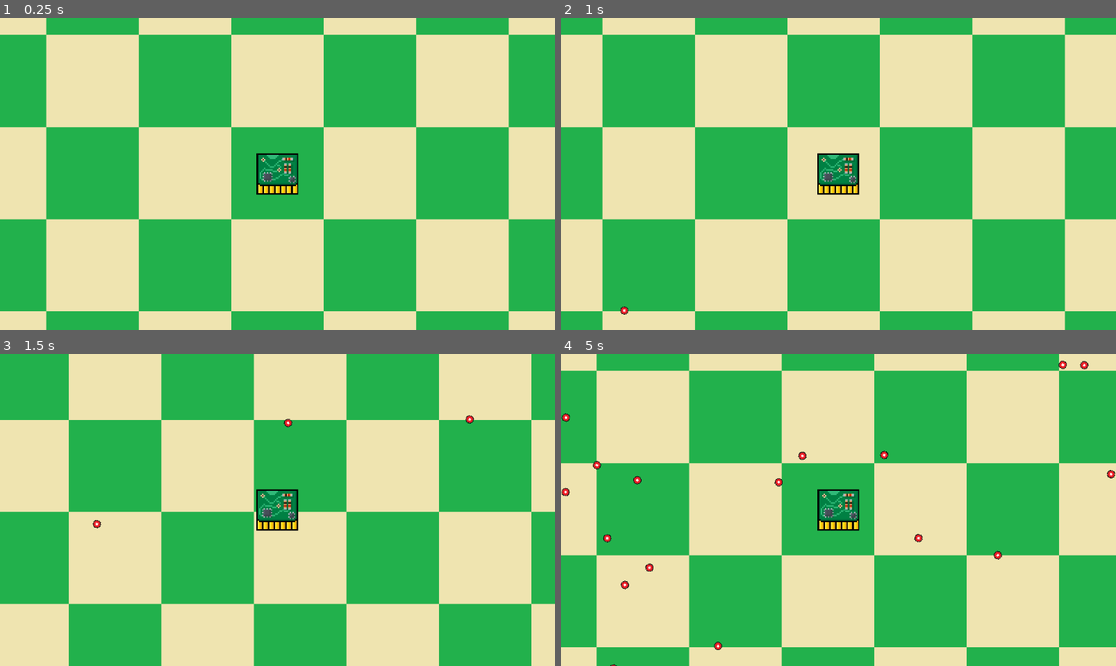
Above: before the commit, frames 1-4 (two rows, left to right).
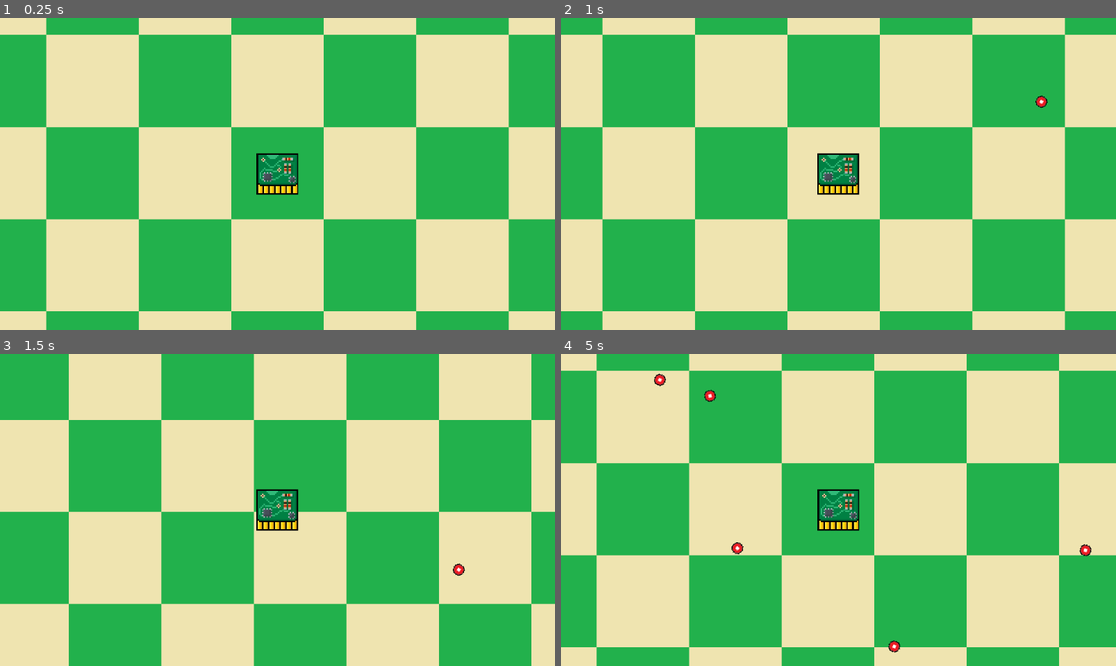
Above: after the commit, the same moments.

Repository: Lannyboi/game-jam-Jan-17th-31st
Game: Godot game, scene res://All Combined/All_Combined.tscn
Two runs of this game, one before a commit and one after it. Both use one fixed random seed, a clock stepped at 60 frames per second and the inputs below.
Inputs (mouse positions are in pixels of both pictures, inside the frame that each line leads up to):
- Up to frame 1 (0.25 s): no input
- Up to frame 2 (1 s): tap Enter at 0.5 s; move the mouse to (960, 158) at 0.52 s; hold D (right) from 0.53 s (still down); tap Space (Hack) at 0.6 s
- Up to frame 3 (1.5 s): move the mouse to (166, 525) at 1.27 s; release D (right) at 1.28 s; hold S (down) from 1.28 s (still down); tap Space (Hack) at 1.35 s
- Up to frame 4 (5 s): move the mouse to (894, 441) at 2.02 s; release S (down) at 2.03 s; hold D (right) 2.03-2.78 s; tap Space (Hack) every 0.75 s from 2.1 to 4.35 s; move the mouse to (810, 572) at 2.77 s; hold W (up) 2.78-3.53 s; move the mouse to (1005, 556) at 3.52 s; hold A (left) from 3.53 s (still down); move the mouse to (672, 463) at 4.27 s

Frame 1 is identical in both runs. In frame 2, 0.1% of the frame differs, in the area x 10-88%, y 24-96%; in frame 3, 0.2%; in frame 4, 0.9%, in the area x 0-100%, y 2-100%.

Commit message:
Better bullets and added heath

Diff:
--- a/SD Timer/All Combined/All_Combined.tscn
+++ b/SD Timer/All Combined/All_Combined.tscn
@@ -51,8 +51,8 @@
 collision_mask = 3
 
 [node name="Area2D" type="Area2D" parent="StaticBody2D"]
-collision_layer = 8
-collision_mask = 8
+collision_layer = 24
+collision_mask = 24
 
 [node name="Top_Wall" type="CollisionShape2D" parent="StaticBody2D/Area2D"]
 position = Vector2(0, -1024)
@@ -124,11 +124,11 @@
 [node name="CollisionShape2D" type="CollisionShape2D" parent="Player/Area2D"]
 shape = SubResource("CircleShape2D_fy3q6")
 
-[node name="Box" type="Area2D" parent="Player"]
+[node name="HurtBox" type="Area2D" parent="Player"]
 collision_layer = 8
 collision_mask = 8
 
-[node name="CollisionShape2D" type="CollisionShape2D" parent="Player/Box"]
+[node name="CollisionShape2D" type="CollisionShape2D" parent="Player/HurtBox"]
 shape = SubResource("RectangleShape2D_2fdum")
 
 [node name="Enemy2" parent="." instance=ExtResource("4_f2gbn")]
--- a/SD Timer/All Combined/enemy.tscn
+++ b/SD Timer/All Combined/enemy.tscn
@@ -3,7 +3,9 @@
 [ext_resource type="Script" path="res://Selcet/enemy.gd" id="1_v0ag1"]
 [ext_resource type="PackedScene" uid="uid://k50q0g3v0n7g" path="res://Bullet/bullet.tscn" id="2_hhhp3"]
 [ext_resource type="Texture2D" uid="uid://b6qd6ki4cl4oo" path="res://Selcet/Enemypicked.png" id="2_pg8ev"]
+[ext_resource type="PackedScene" uid="uid://dd8qm3oxx4ame" path="res://Bullet/playerbullet.tscn" id="3_8g4kr"]
 [ext_resource type="Script" path="res://SDTimer/progress_bar.gd" id="3_lknne"]
+[ext_resource type="Theme" uid="uid://ce0sleknwgwcy" path="res://SDTimer/enemy.tres" id="5_dxnyy"]
 [ext_resource type="Script" path="res://All Combined/shot.gd" id="5_xla7q"]
 
 [sub_resource type="RectangleShape2D" id="RectangleShape2D_l4y2m"]
@@ -12,37 +14,8 @@
 [sub_resource type="RectangleShape2D" id="RectangleShape2D_ep7t1"]
 size = Vector2(32, 32)
 
-[sub_resource type="StyleBoxFlat" id="StyleBoxFlat_q4cjf"]
-bg_color = Color(0.517647, 0, 0.0431373, 1)
-border_width_left = 1
-border_width_top = 1
-border_width_right = 1
-border_width_bottom = 1
-border_color = Color(0, 0, 0, 1)
-corner_radius_top_left = 1
-corner_radius_top_right = 1
-corner_radius_bottom_right = 1
-corner_radius_bottom_left = 1
-expand_margin_left = 1.0
-expand_margin_right = 1.0
-anti_aliasing = false
-
-[sub_resource type="StyleBoxFlat" id="StyleBoxFlat_rnxhs"]
-bg_color = Color(0, 0.760784, 0, 1)
-border_width_left = 1
-border_width_top = 1
-border_width_bottom = 1
-border_color = Color(0, 0, 0, 1)
-corner_radius_top_left = 1
-corner_radius_top_right = 1
-corner_radius_bottom_right = 1
-corner_radius_bottom_left = 1
-expand_margin_left = 1.0
-anti_aliasing = false
-
-[sub_resource type="Theme" id="Theme_t6lob"]
-ProgressBar/styles/background = SubResource("StyleBoxFlat_q4cjf")
-ProgressBar/styles/fill = SubResource("StyleBoxFlat_rnxhs")
+[sub_resource type="RectangleShape2D" id="RectangleShape2D_gkga8"]
+size = Vector2(32, 32)
 
 [node name="Enemy" type="RigidBody2D"]
 collision_layer = 2
@@ -52,6 +25,7 @@
 lock_rotation = true
 script = ExtResource("1_v0ag1")
 bullet = ExtResource("2_hhhp3")
+PlayerBullet = ExtResource("3_8g4kr")
 
 [node name="CollisionShape2D" type="CollisionShape2D" parent="."]
 shape = SubResource("RectangleShape2D_l4y2m")
@@ -67,6 +41,13 @@
 [node name="CollisionShape2D" type="CollisionShape2D" parent="Area2D"]
 shape = SubResource("RectangleShape2D_ep7t1")
 
+[node name="HurtBox" type="Area2D" parent="."]
+collision_layer = 24
+collision_mask = 24
+
+[node name="CollisionShape2D" type="CollisionShape2D" parent="HurtBox"]
+shape = SubResource("RectangleShape2D_gkga8")
+
 [node name="ProgressBar" type="ProgressBar" parent="."]
 visible = false
 z_index = 7
@@ -74,27 +55,35 @@
 offset_top = -32.0
 offset_right = 27.0
 offset_bottom = -24.0
-theme = SubResource("Theme_t6lob")
+theme = ExtResource("5_dxnyy")
 max_value = 10.0
 value = 10.0
 show_percentage = false
 script = ExtResource("3_lknne")
+
+[node name="HeathBar" type="ProgressBar" parent="."]
+offset_left = -48.0
+offset_top = -56.0
+offset_right = 48.0
+offset_bottom = -40.0
+theme = ExtResource("5_dxnyy")
+show_percentage = false
 
 [node name="Timer" type="Timer" parent="."]
 wait_time = 10.0
 one_shot = true
 
 [node name="Bullet" type="Timer" parent="."]
-wait_time = 0.07
+wait_time = 0.15
 autostart = true
 
 [node name="Shot" type="Marker2D" parent="."]
 position = Vector2(16, 0)
-scale = Vector2(0.7, 0.7)
 gizmo_extents = 100.0
 script = ExtResource("5_xla7q")
 
 [connection signal="area_entered" from="Area2D" to="." method="_on_area_2d_area_entered"]
 [connection signal="area_exited" from="Area2D" to="." method="_on_area_2d_area_exited"]
+[connection signal="area_entered" from="HurtBox" to="." method="_on_hurt_box_area_entered"]
 [connection signal="timeout" from="Timer" to="." method="_on_timer_timeout"]
 [connection signal="timeout" from="Bullet" to="." method="_on_bullet_timeout"]
--- /dev/null
+++ b/SD Timer/All Combined/heath_bar.gd
@@ -0,0 +1,6 @@
+extends ProgressBar
+
+
+# Called every frame. 'delta' is the elapsed time since the previous frame.
+func _process(delta: float) -> void:
+	position = Vector2()
--- /dev/null
+++ b/SD Timer/Bullet/playerbullet.tscn
@@ -0,0 +1,23 @@
+[gd_scene load_steps=4 format=3 uid="uid://dd8qm3oxx4ame"]
+
+[ext_resource type="Script" path="res://Bullet/bullet.gd" id="1_sm0hq"]
+[ext_resource type="Texture2D" uid="uid://c48yvxptocmeu" path="res://Bullet/PlayerBullet.png" id="2_xfuok"]
+
+[sub_resource type="CircleShape2D" id="CircleShape2D_i4d8t"]
+radius = 8.0
+
+[node name="PlayerBullet" type="Area2D" groups=["bullet"]]
+z_index = -1
+scale = Vector2(0.25, 0.25)
+collision_layer = 16
+collision_mask = 16
+input_pickable = false
+script = ExtResource("1_sm0hq")
+
+[node name="CollisionShape2D" type="CollisionShape2D" parent="."]
+shape = SubResource("CircleShape2D_i4d8t")
+
+[node name="Sprite2D" type="Sprite2D" parent="."]
+texture = ExtResource("2_xfuok")
+
+[connection signal="area_entered" from="." to="." method="_on_area_entered"]
--- /dev/null
+++ b/SD Timer/SDTimer/enemy.tres
@@ -0,0 +1,33 @@
+[gd_resource type="Theme" load_steps=3 format=3 uid="uid://ce0sleknwgwcy"]
+
+[sub_resource type="StyleBoxFlat" id="StyleBoxFlat_q4cjf"]
+bg_color = Color(0.517647, 0, 0.0431373, 1)
+border_width_left = 1
+border_width_top = 1
+border_width_right = 1
+border_width_bottom = 1
+border_color = Color(0, 0, 0, 1)
+corner_radius_top_left = 1
+corner_radius_top_right = 1
+corner_radius_bottom_right = 1
+corner_radius_bottom_left = 1
+expand_margin_left = 1.0
+expand_margin_right = 1.0
+anti_aliasing = false
+
+[sub_resource type="StyleBoxFlat" id="StyleBoxFlat_rnxhs"]
+bg_color = Color(0, 0.760784, 0, 1)
+border_width_left = 1
+border_width_top = 1
+border_width_bottom = 1
+border_color = Color(0, 0, 0, 1)
+corner_radius_top_left = 1
+corner_radius_top_right = 1
+corner_radius_bottom_right = 1
+corner_radius_bottom_left = 1
+expand_margin_left = 1.0
+anti_aliasing = false
+
+[resource]
+ProgressBar/styles/background = SubResource("StyleBoxFlat_q4cjf")
+ProgressBar/styles/fill = SubResource("StyleBoxFlat_rnxhs")
--- a/SD Timer/SDTimer/player.gd
+++ b/SD Timer/SDTimer/player.gd
@@ -15,6 +15,6 @@
 	move_and_slide()
 
 	if inEnemy == true:
-		$Box.monitorable = false
+		$HurtBox.monitorable = false
 	elif inEnemy == false:
-		$Box.monitorable = true
+		$HurtBox.monitorable = true
--- a/SD Timer/Selcet/enemy.gd
+++ b/SD Timer/Selcet/enemy.gd
@@ -1,6 +1,7 @@
 extends RigidBody2D
 
 @export var rotateSpeed = 1.0
+@export var heath = 20
 
 @export var hackTime = 5
 @export var isHackable = false
@@ -8,17 +9,25 @@
 @export var isPicked = false
 
 @export var bullet : PackedScene
+@export var PlayerBullet : PackedScene
 @export var bulletRotation : float
 
 func _ready() -> void:
 	rotateSpeed = randf_range(-0.2, 0.2)
+	$HeathBar.max_value = heath
+
 
 func _on_bullet_timeout() -> void:
-	#if inRobot == false:
+	if inRobot == false:
 		var b = bullet.instantiate()
 		owner.add_child(b)
 		b.transform = $Shot.global_transform
-		print("shot: ", bulletRotation)
+	elif inRobot == true:
+		$HurtBox/CollisionShape2D.disabled = true
+		var b = PlayerBullet.instantiate()
+		owner.add_child(b)
+		b.transform = $Shot.global_transform
+		$Shot.position.x = 0
 
 func _on_area_2d_area_entered(_area: Area2D) -> void:
 	$"../Player".enemysSelected += 1
@@ -29,6 +38,10 @@
 func _on_area_2d_area_exited(_area: Area2D) -> void:
 	$"../Player".enemysSelected -= 1
 	isHackable = false
+
+
+func _on_hurt_box_area_entered(area: Area2D) -> void:
+	heath -= 1
 
 
 func _mouse_enter() -> void:
@@ -59,7 +72,6 @@
 		$"../Player".inEnemy = true
 		print("Space bar pressed and robot has been hacked!")
 		$"../Player".position = position
-		$"../Player/Area2D/CollisionShape2D".disabled = true
 		$"ProgressBar".visible = true
 		$"ProgressBar".max_value = (hackTime - 1)
 		$Timer.start(hackTime - 1)
@@ -70,12 +82,17 @@
 		rotation = 0
 		$"../Player".visible = false
 		position = $"../Player".position
-		$Area2D.monitorable = false
-		$Shot.position.x = 0
-
+		#$Area2D.monitorable = false
 
 	if inRobot == false:
 		rotation += rotateSpeed
+
+	if heath == 0:
+		$"../Player".visible = true
+		$"../Player/Area2D/CollisionShape2D".disabled = false
+		queue_free()
+
+	$HeathBar.value = heath
 
 func _on_timer_timeout() -> void:
 	$"../Player".inEnemy = false
--- a/SD Timer/project.godot
+++ b/SD Timer/project.godot
@@ -84,6 +84,11 @@
 ]
 }
 
+[layer_names]
+
+2d_physics/layer_4="EnemyAtt"
+2d_physics/layer_5="PlayerAtt"
+
 [rendering]
 
 textures/canvas_textures/default_texture_filter=0
Binary file changed: SD Timer/Bullet/Bullet.png
Binary file added: SD Timer/Bullet/PlayerBullet.png
Not shown, added: SD Timer/Bullet/PlayerBullet.png.import
